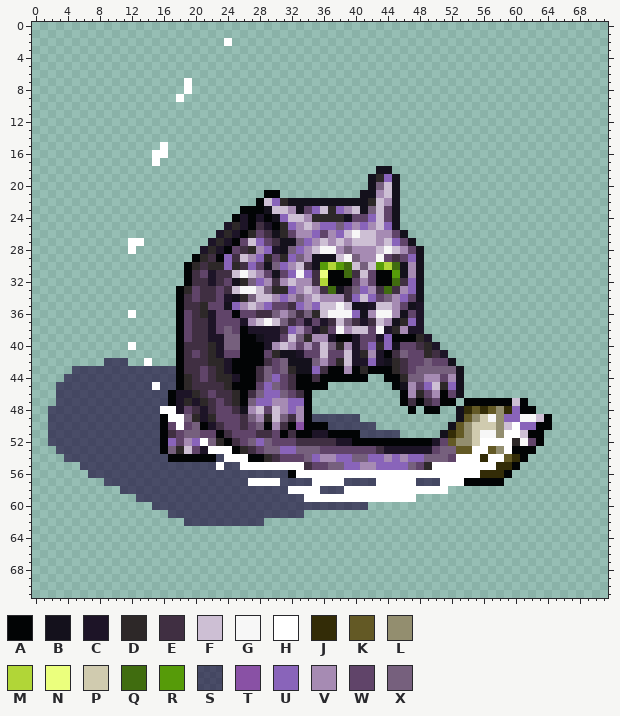
A sprite sheet gets an edit: data/core/images/units/monsters/cat/jumpcat-tail5.png. Above, as it was before the edit.
The file is 72x72 pixels.
Palette (. is transparent): A #020405  B #14111c  C #1d1427  D #2d2828  E #402f42  F #cdbfd4  G #f7f7f7  H #ffffff  J #332c07  K #635925  L #938e6f  M #b1d637  N #ebff7d  P #d0cbaf  Q #406c0f  R #569b09  S #16003499  T #8951a5  U #8964ba  V #a68bb3  W #604469  X #76607d
Pixels before (only the part around the change), first column x 11:
 3 .........................................................
 4 .........................................................
 5 .........................................................
 6 .........................................................
 7 ........H................................................
 8 ........H................................................
 9 .......H.................................................
10 .........................................................
11 .........................................................
12 .........................................................
13 .........................................................
14 .........................................................
15 .....H...................................................
16 ....HH...................................................
17 ....H....................................................
18 ................................BB.......................
19 ...............................BDUB......................
20 ...............................BXFB......................
21 ..................AA..........BBVFB......................
22 .................AFUDBBBBBBBBBBDFVB......................
23 ...............AAABFFVBWUFDUVFBXFWB......................
24 ..............ACACABUFFVDDDDBWWUFWB......................
25 .............CDCAECADUVFVUUXUVUVFUB......................
26 ............CDCADWEBDWVVUWVUFGFFVVWB.....................
27 .HH........CDCAWFUWEBBXUVFVFVFFFVFUWB....................
28 .H........CDCAWEDVUCBXUVFGGVXVVVFGFVWB...................
29 .........ADEAUEFVUDWDUXVBBBFGXVVGWEWUB...................
30 ........ADEDDUDEUWBXUVFEBRMRQFXFRMQBVB...................
31 ........AEWCEEFGFVWBWUGUENAAQEFWAARBVB...................
32 ........AEECEWBDXUVEVFVVEMAAAWVWAAQEUB...................
33 .......ADWEEWEFGGFXDDUVFVEQBEXUVEQEVUB...................
34 .......AEWEEWCBDXFFVUVXVFVVVEUFUWXVUWB...................
35 .......AEEDWWBUVFVUWWEUVUFFGFBBCFFVWBC...................
36 .H.....AWEDCWWAWWEEXVXEXDFGGGUBVGGVBWC...................
37 .......AWEECWWWCVFGFXEWCWCEFXECEFVBDUC...................
38 .......AWEECWXWACCCCEUVWCDWGVFFWGCDVCC...................
39 .......AWEECCXXAABCCWFXDVVCAACWWCUAAADC..................
40 .H.....AEEEDCXXAAACVFVWVWFXDVCWUDUBWWEDC.................
41 .......AEWEDCWWAAAWDBBCWWFWWFCDVCAEXWWDEC................
42 S..H...AEEEDDCAAAAEWXBBBXVWDFCCUCBDEWWXWWB...............
43 SSSSSSSAEEWEDCAAAEXWXDBBUEAAVADAAADEWXXXXXB..............
44 SSSSSSSADEWEDDCAAEXUWEAAEAAAAAA..AADXXVVWVB..............
45 SSSSHSSADEEEEDAAAWUXWEAAAA........ABVWUFDUB..............
46 SSSSSSACCDEWEEDAEXUUXWEA...........AVDWVAWB..............
47 SSSSSSACDCDEWEDAXUUVVUUA...........AEAEWAA.AAAAAAFA......
48 SSSSSHHCWECEWWEBVFWFVUVA............A.AA..BJKJKLJUAA.....
49 SSSSSAHHXDCDWWWEXVDFXEVASSSSSS............BKLPGLUUGGFA...
50 SSSSSAWHWXACEWWEWXAVEATAAASSSSSS.........BKLPPPLFHUUAA...
51 SSSSSAEWXXWWAEWWWEEWAEAACCAAAASSSSS.....BJKLPGGLHHFAA....
52 SSSSSAUWVUHXDAEWXUXWWWEEEEECCAAAAAAAAAACWKLLPHHHHDGWA....
53 SSSSSAXDFWCHHHADEWXXUUXXXWWWWWWWECCCCCCWXXKKHHKLHAAA.....
54 SSSSSSAAAAAASHHHAADEWWWXUVVUUXXUUVUVUUXXXWHHHJHHKJA......
55 SSSSSSSSSSSSHSSHHHHHHHHEWWXXUUVVUUUUXWDHHHHHHHHJJA.......
56 SSSSSSSSSSSSSSSSSSSSSAHHHHHHHHHHHHHHHHHHHHHHHJJJA........
57 SSSSSSSSSSSSSSSSHHHHSSSSHHHHSSSSHHHHHSSSHHHAAAAA.........
58 SSSSSSSSSSSSSSSSSSSSSHHHHSSSHHHHHHHHHHHHH................
59 ..SSSSSSSSSSSSSSSSSSSSSHHHHHHHHHHHHHH....................
60 ....SSSSSSSSSSSSSSSSSSSSSSSSSSS..........................
61 ......SSSSSSSSSSSSSSSSS..................................
62 ........SSSSSSSSSS.......................................
63 .........................................................
64 .........................................................
65 .........................................................
The same view after the edit:
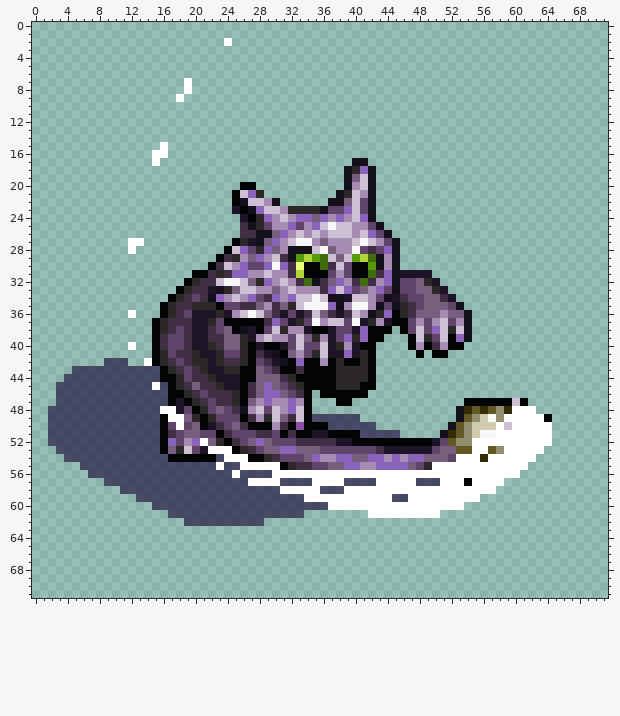
From old to new:
Changed rows in their new state; - is an unchanged pixel.
first column x 15:
17 -------------------------BB-----------------------
18 ------------------------BDUB..--------------------
19 ------------------------BXF-...-------------------
20 -----------AA-----------BVF-...-------------------
21 ----------AFUD..-------BDFV-...-------------------
22 ----------ABFFVB......--XFWB...-------------------
23 ----------C-BUF-VDDDDBWWU-WB...-------------------
24 ----------.--DUVFVUUXUVUVFUB...-------------------
25 ---------..EBDWVV-WVUFGFF-VWB..-------------------
26 --------...EEBBXUVF-FVFF-V-UWB..------------------
27 -------...-DCBXUVFGG-X-V--G--WB..-----------------
28 ------...-FUWD-XVBBB--X-VGWEWUB...----------------
29 -----...-EDVX-VFEBRMRQFXFRMQBVB...----------------
30 ----...AEFVUW-UG-ENAAQEFWAARBVB...----------------
31 ----.AAED-UUV-FVVEMAAAWVWAAQEUBCCCC---------------
32 -----D-EFGGF-DUVFVEQBEXUVEQEVUBWWXDC--------------
33 -----E-CBDXFFVVXVF-V--UFUWX-UWBWWXXDC-------------
34 --AD---BUVFVUWEUVUFFGFBBCF-V-BCE-WXXEC------------
35 -ADE-D-DAWWEEXVEXDFGGGUBVGGVBWBDEWXXXWB-----------
36 -ADE-CC-DCVFGFXECWCEFXECEFVBDUADEXXXVXXB----------
37 ADEEECCD-AAAAAEUWCDWGVF-WG-DVCAAWVWVFWVB----------
38 ADEWECCE--AB-AWFDV-CAACWWCUAAA.AWFWUFDFB----------
39 AEWWECCEE--DCVFVVWFXD--WUDUAA...-FDWFAUB----------
40 AEWW-CC-E--D-CAACWFW--C---AA....AVAEVAA-----------
41 ADWE-DCCD--D-ECBAXV-D-CCU--A.....A.AA-------------
42 ADEW-DDC-EED-W-CBAUAA-A-AADA..........------------
43 -ADEW-DCCDD--XWEAAEAAA-DDD--...........-----------
44 -AADW-EDCC---X-XED--A--DDDDA-..........-----------
45 --ADEX--DCC-EX----D---ADDDAA--.........-----------
46 ---ADEWE-------------AAAAAA----........-----------
47 ----ADEWE----V----V----AA------.......------------
48 -----ADWX---------F-------------.-..---------HHH--
49 ------A----AE-----F-------------------------HHHHH-
50 ----------X-AA-----------------------------H--HHHH
51 -------------------------------------------H--HHHH
52 ----------------------------------------H----HHHHH
53 ---------------------------------------------HHHH-
54 --------------------------------------------HHHH--
55 ----------------ADE------------------------HHHH---
56 ----------H----HHH-----------------------HHHHH----
57 ----------------------------------------HHHH------
58 ----------------H--------------------HHHHHH-------
59 ------------------------------SS-HHHHHHHH---------
60 ----------------------HHHHHHHHHHHHHHHHH-----------
61 ---------------------------HHHHHHHHH--------------
